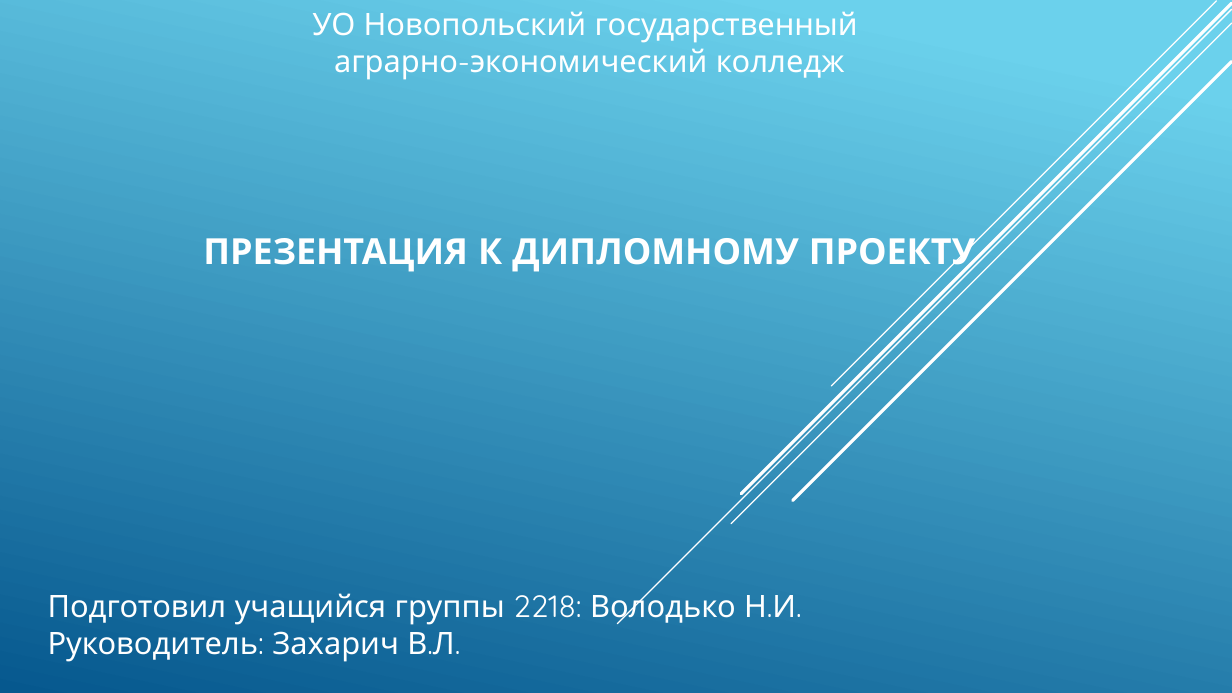
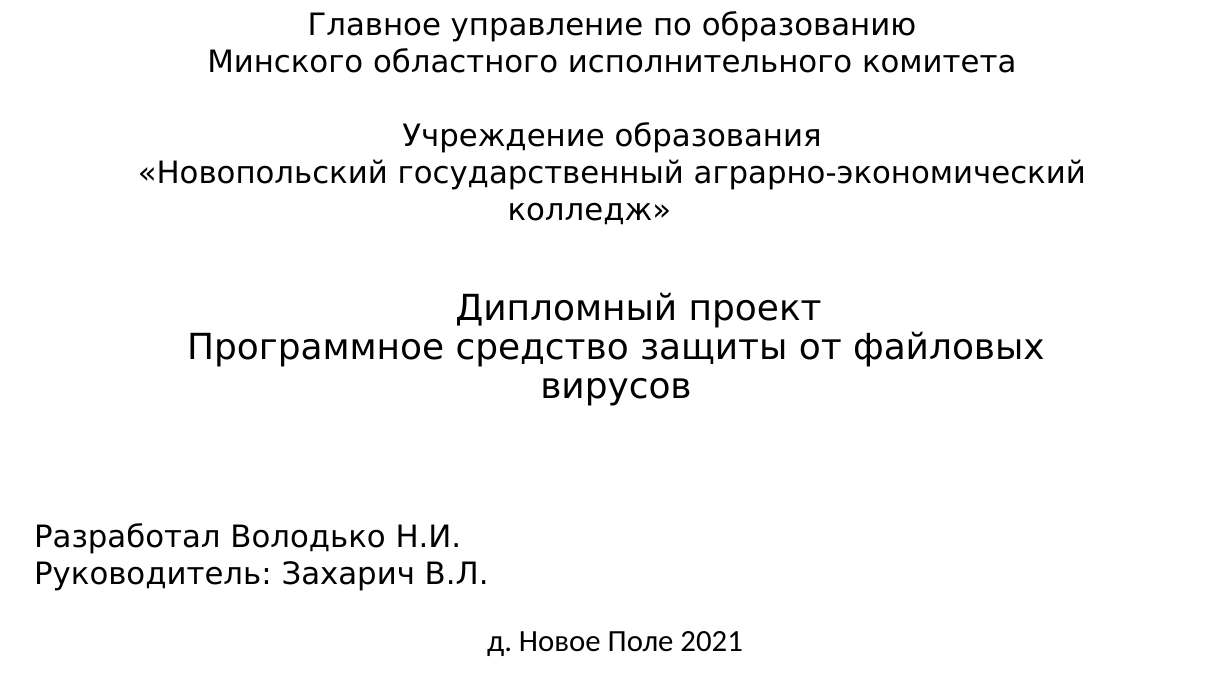
Before and after one commit to Mepecbe/Antivirus_DiplomProject, a slide deck: slide 1 of Documents/Prezentatsia_k_diplomnomu_proektu.pptx. Drawn at 1232x693 pixels with LibreOffice and Linux fonts; fonts in the diff are those of the drawing. Boxes give left, top, right and bottom in pixels: in the first picture for what was removed or moved away, otherwise in the second. Text is boxed around its words. In the diff, an @@ line names an element or a change of style, - is before the commit and + after.

```diff
--- a/Documents/Prezentatsia_k_diplomnomu_proektu.pptx
+++ b/Documents/Prezentatsia_k_diplomnomu_proektu.pptx
@@ background gradient #6ED2EB to #06588E to #FFFFFF @@
@@ text at [138,11,1086,190]: text changed; font Quicksand to DejaVu Sans; text colour #FFFFFF to #000000 @@
-УО Новопольский государственный
-аграрно-экономический колледж
+Главное управление по образованию
+Минского областного исполнительного комитета
+Учреждение образования
+«Новопольский государственный аграрно-экономический колледж»
@@ line removed from (1232, 9) to (617, 624) @@
@@ line removed from (1232, 23) to (731, 524) @@
@@ line removed from (1232, 4) to (741, 494) @@
@@ line removed from (1216, 1) to (832, 386) @@
@@ line removed from (1232, 62) to (793, 501) @@
@@ title removed at [203,238,976,274] @@
-ПРЕЗЕНТАЦИЯ К ДИПЛОМНОМУ ПРОЕКТУ
@@ title added at [187,292,1045,406], 28 pt, text #000000 @@
+Дипломный проект
+Программное средство защиты от файловых вирусов
@@ text "Разработал Володько Н.И.": place and size @@
-text "Разработал Володько Н.И." at [48,589,796,662]
+text "Разработал Володько Н.И." at [34,523,489,591]
@@ text at [34,523,462,554]: text changed; font Quicksand to DejaVu Sans; text colour #FFFFFF to #000000 @@
-Подготовил учащийся группы 2218: Володько Н.И.
+Разработал Володько Н.И.
@@ text at [34,561,489,591]: font Quicksand to DejaVu Sans, text colour #FFFFFF to #000000 in "Руководитель: Захарич В.Л." @@
@@ text added at [487,631,742,656], 24 pt, text #000000 @@
+д. Новое Поле 2021
```
Also in this commit, not shown: 3 other slides changed, 13 slides added, 3 slides removed, 12 other files.
